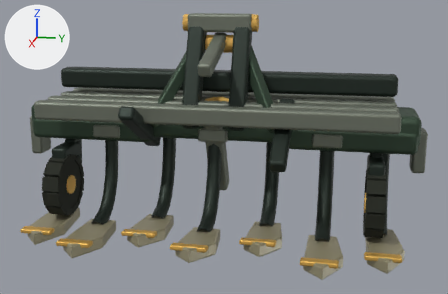
What one commit did to the glTF model examples/harvest-frontier/runtime-animated/cultivator.repaired.glb.
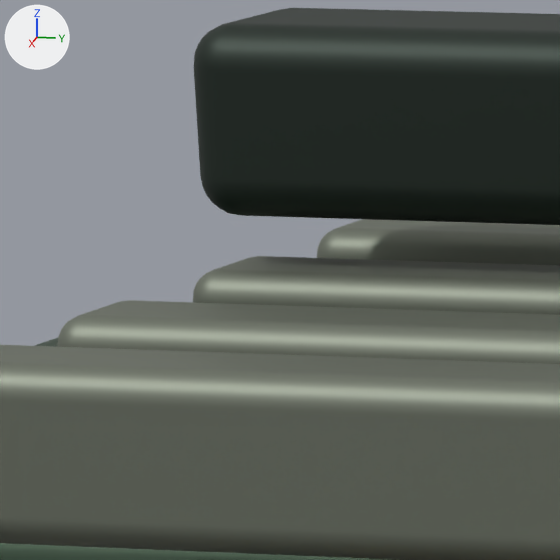
The first picture shows the older version from a 50 mm lens placed at (4.8, 0.99, 1.83), pointed at (0.42, 0.11, 0.74). The close-ups show the older and then the newer version on the part from 9% to 22% of the width and 22% to 41% of the height of that picture. Only the edits that show in the close-ups are written down. The lights are fixed; the arrows at upper left show +X, +Y and +Z. Where no turn or scale is listed for an object, it has been applied to the vertices. Vertices at exactly the same position are counted once.

The first close-up shows 'body_metal'.
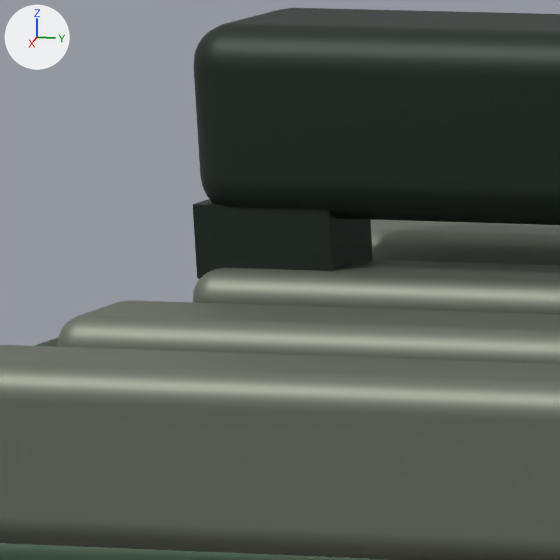
Where the newer file only moved an object's origin or applied its transform, the numbers keep the older frame.

The change, as JSON lines over the scene's bpy script:
```json
{"block": "me_mesh_27", "where": "# used by ob_body_metal; location = (0.0, 0.0, 0.0)"}
{"op": "remove", "block": "me_mesh_27", "code": "me_mesh_27.from_pydata(...)  # 7400 vertices, 14700 faces; spans x -0.33..0.71, y -1.58..1.58, z 0.24..1.69"}
{"op": "add", "block": "me_mesh_27", "code": "me_mesh_27.from_pydata(...)  # 7440 vertices, 14760 faces; spans x -0.33..0.71, y -1.58..1.58, z 0.24..1.69"}
{"block": "me_mesh_27", "change": "me_mesh_27 part 1: a new loose piece, a box spanning x -0.08..0.0, y -1.36..-1.24, z 1.027..1.089, in mat_cultivator_fixed_palette_metal"}
{"block": "me_mesh_27", "change": "other edits to the shape of me_mesh_27 do not show in these pictures"}
```

Boxes (x1, y1, x2, y2) around the edits, measured in the close-ups (560 x 560 px):
```json
{"part": 1, "of": "me_mesh_27", "change": "added", "after": [193, 199, 373, 279]}
```
